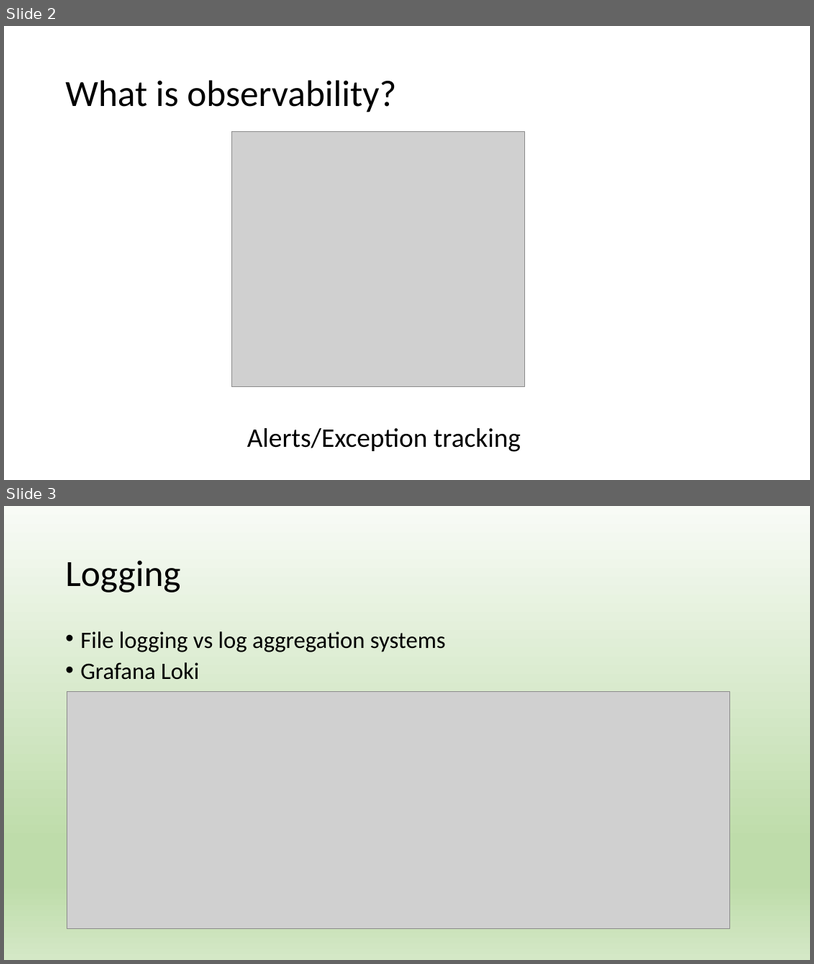
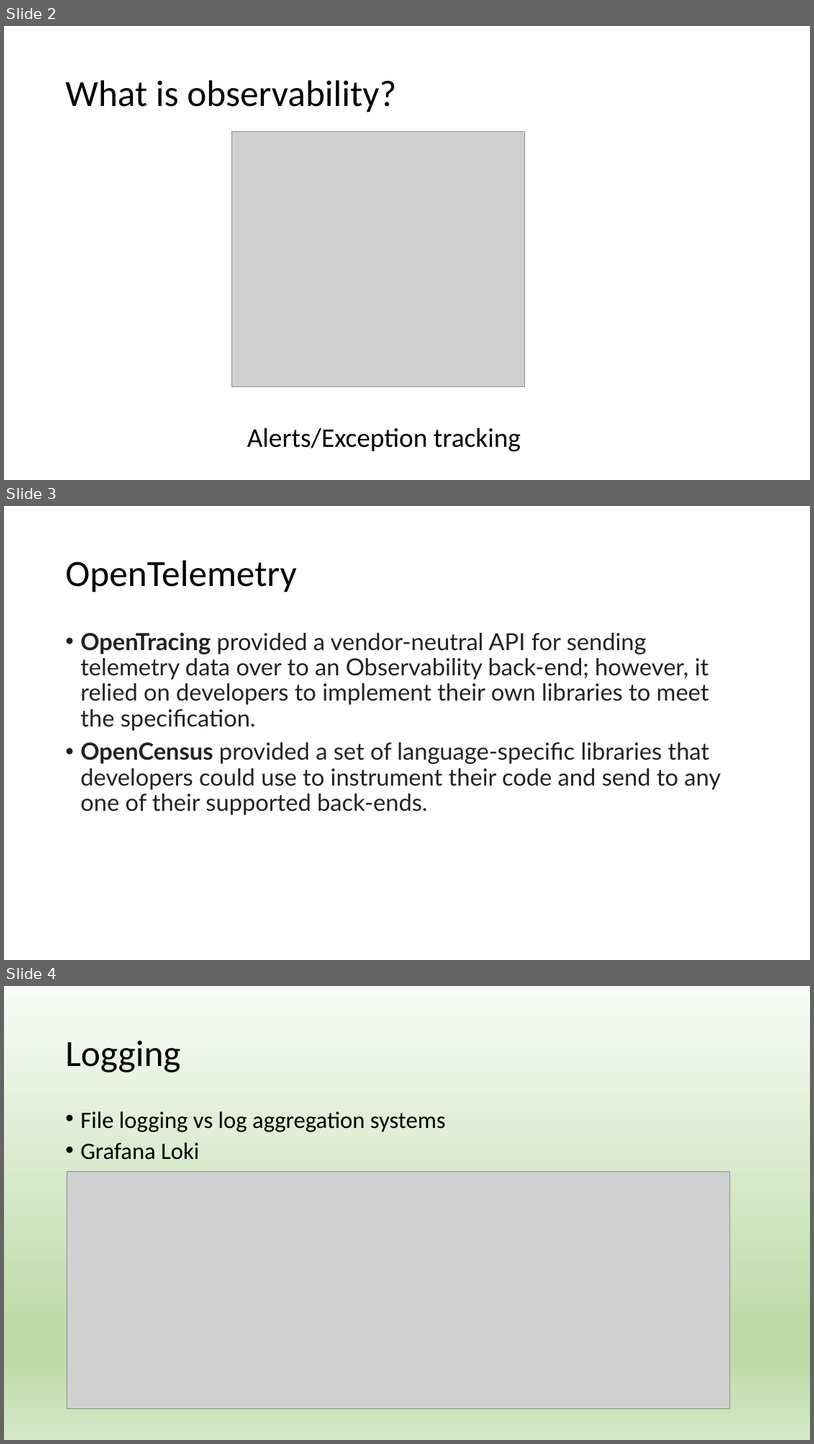
Before and after one commit to Islandskiy/observability, a slide deck: observability.pptx. Shown one above the other, each under a label of ours: slides 2 and 3 before the commit, slides 2, 3 and 4 after it. The pictures are 814x964 and 814x1444 pixels, drawn with LibreOffice and Linux fonts; fonts in the diff are those of the drawing; grey boxes stand for pictures. Boxes give left, top, right and bottom in pixels: in the first picture for what was removed or moved away, otherwise in the second. Text is boxed around its words. In the diff, an @@ line names an element or a change of style, - is before the commit and + after.

```diff
--- a/observability.pptx
+++ b/observability.pptx
@@ slide 3 added at (4, 506, 810, 960), background #FFFFFF @@
@@ title added at (65, 560, 296, 592), 44 pt, text #000000 @@
+OpenTelemetry
@@ text added at (80, 633, 721, 815), 28 pt, text #222222 @@
+• OpenTracing provided a vendor-neutral API for sending telemetry data over to an Observability back-end; however, it relied on developers to implement their own libraries to meet the specification.
+• OpenCensus provided a set of language-specific libraries that developers could use to instrument their code and send to any one of their supported back-ends.
@@ what was slide 3 is now slide 4 @@
```
Also in this commit, not shown: 2 slides changed, 1 other slide added, 1 slide removed, 2 other files.
